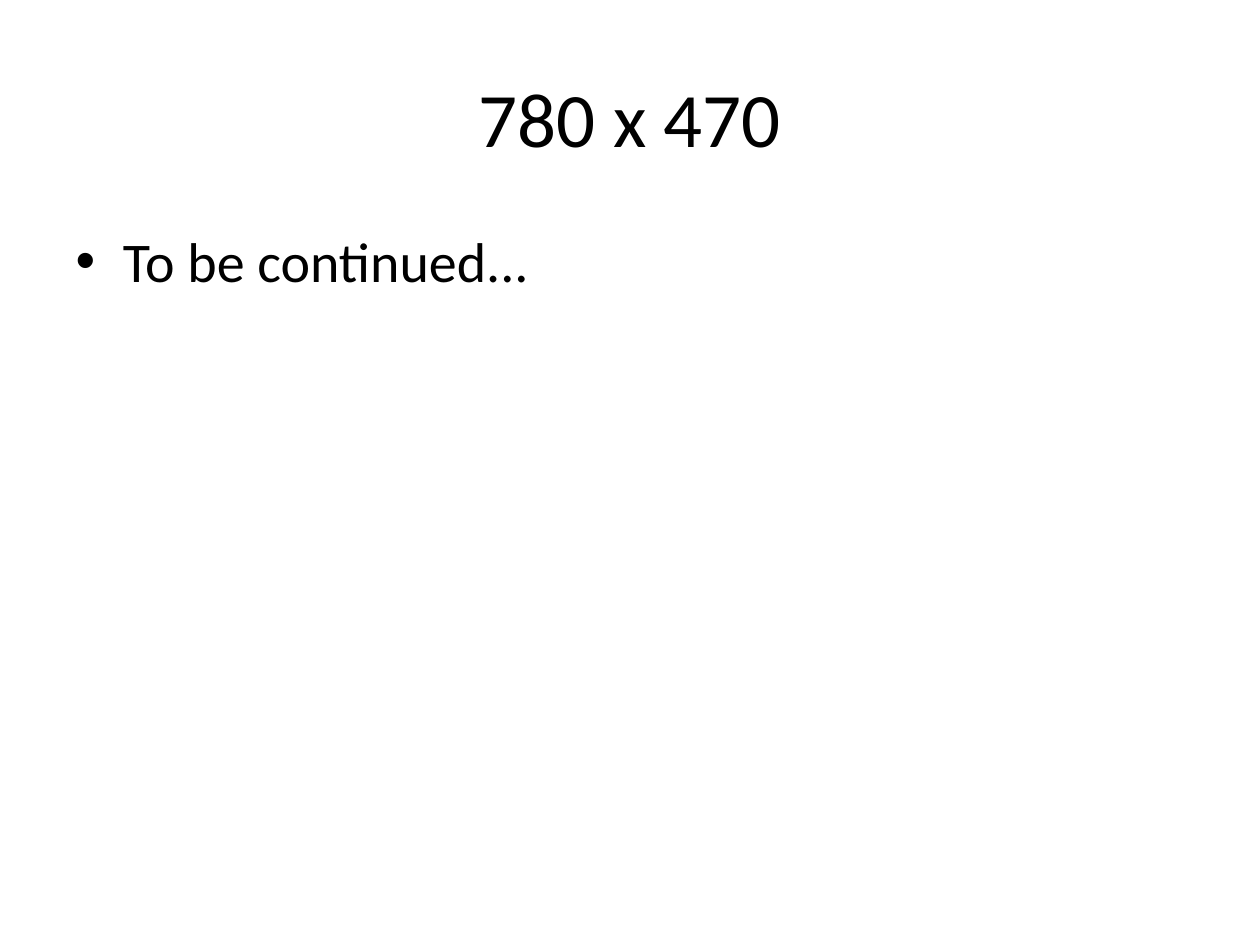
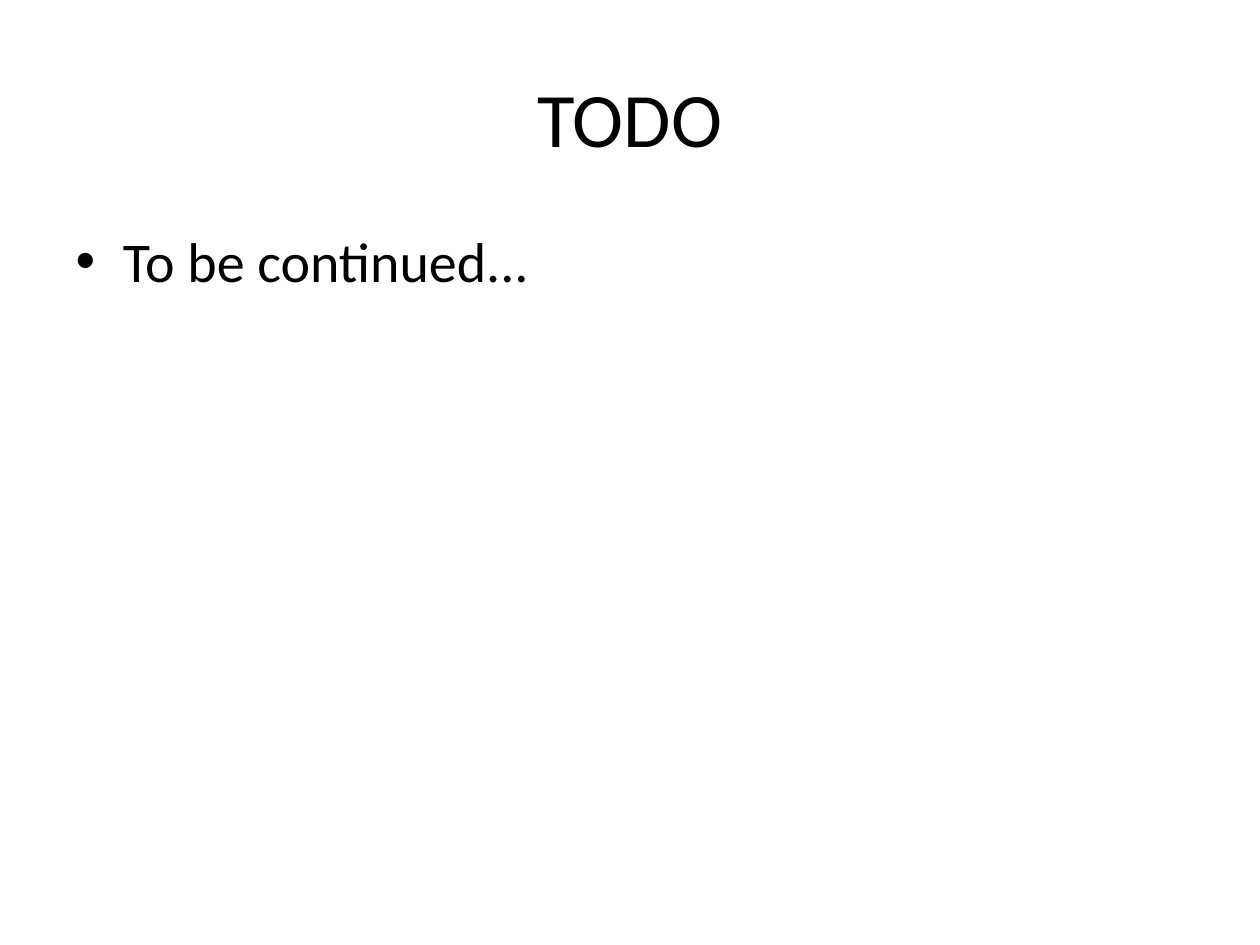
Before and after one commit to EnricoGiordano1992/Tesi, a slide deck: slide 20 of Presentazione Progetto NES.pptx. Drawn at 1260x945 pixels with LibreOffice and Linux fonts; fonts in the diff are those of the drawing. Boxes give left, top, right and bottom in pixels: in the first picture for what was removed or moved away, otherwise in the second. Text is boxed around its words. In the diff, an @@ line names an element or a change of style, - is before the commit and + after.

```diff
--- a/Presentazione Progetto NES.pptx
+++ b/Presentazione Progetto NES.pptx
@@ title at <box>538,97,723,148</box>: text changed @@
-780 x 470
+TODO
```
Also in this commit, not shown: 22 other files.
